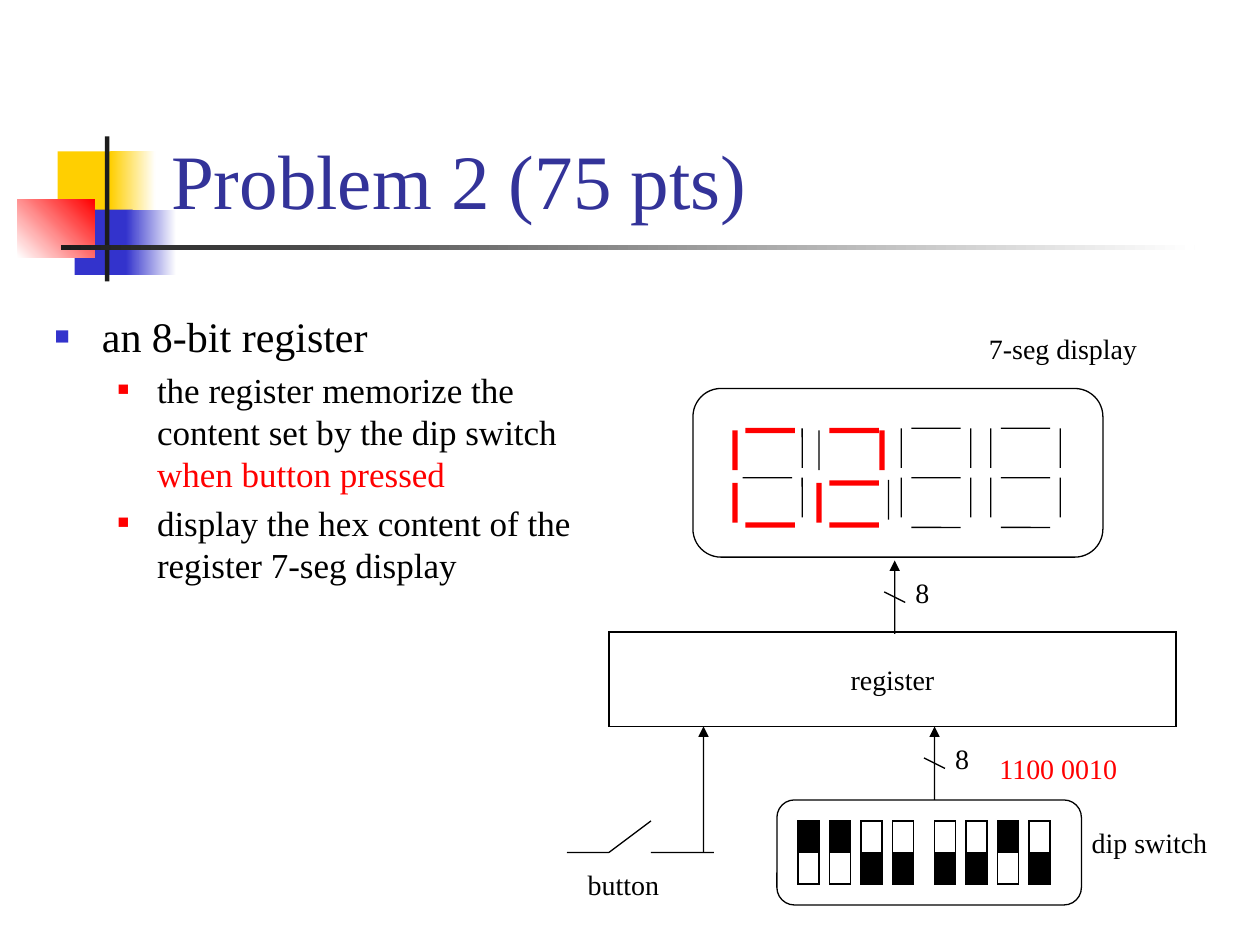
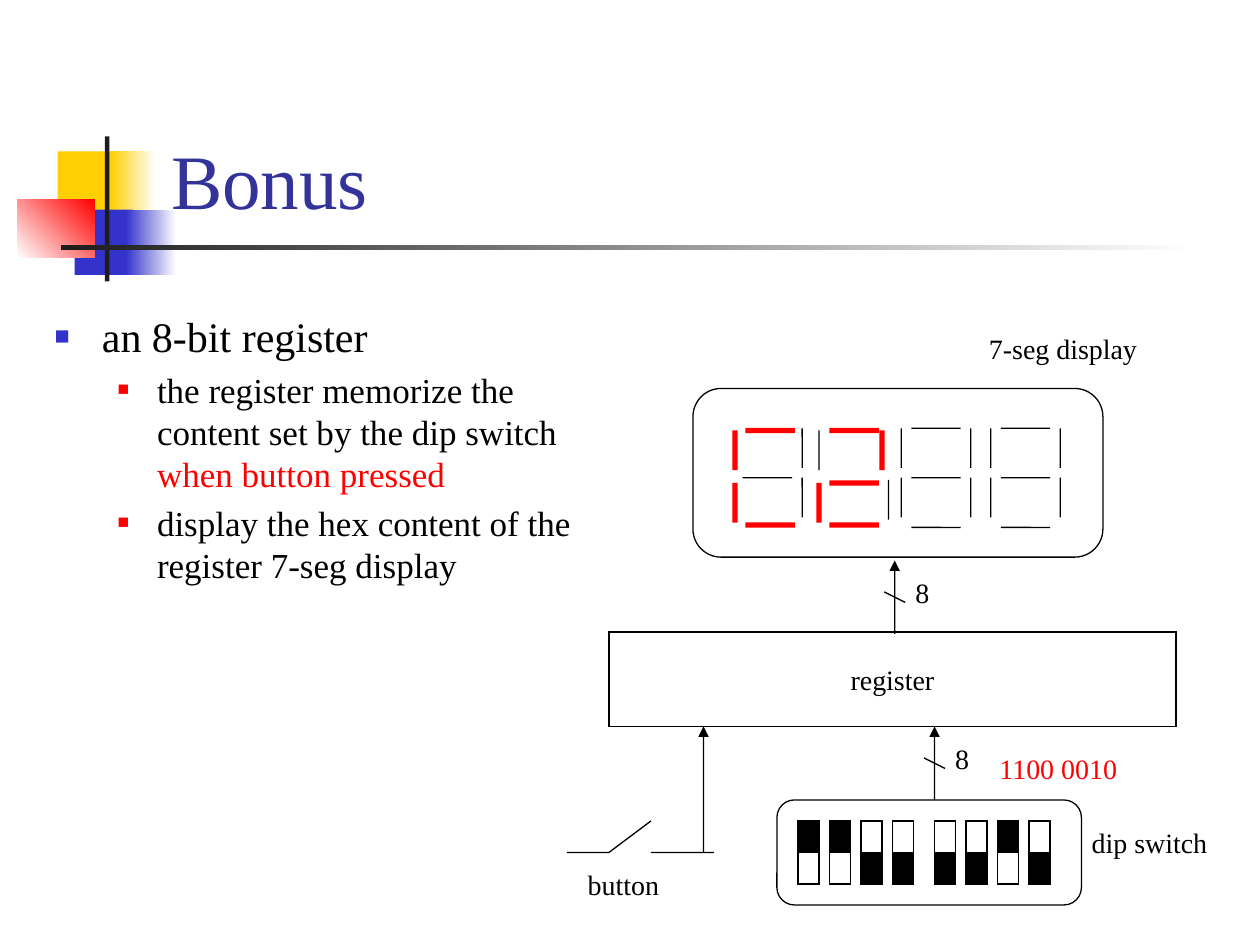
Before and after one commit to CGUSystemCourses/Comp_Org-2018, a slide deck: slide 4 of Lectures/lec03-registers/lab03-registers.pptx. Drawn at 1260x945 pixels with LibreOffice and Linux fonts; fonts in the diff are those of the drawing. Boxes give left, top, right and bottom in pixels: in the first picture for what was removed or moved away, otherwise in the second. Text is boxed around its words. In the diff, an @@ line names an element or a change of style, - is before the commit and + after.

```diff
--- a/Lectures/lec03-registers/lab03-registers.pptx
+++ b/Lectures/lec03-registers/lab03-registers.pptx
@@ title at [171, 158, 368, 210]: text changed @@
-Problem 2 (75 pts)
+Bonus
```
Also in this commit, not shown: 4 other slides changed, 8 slides removed, 1 other file.
